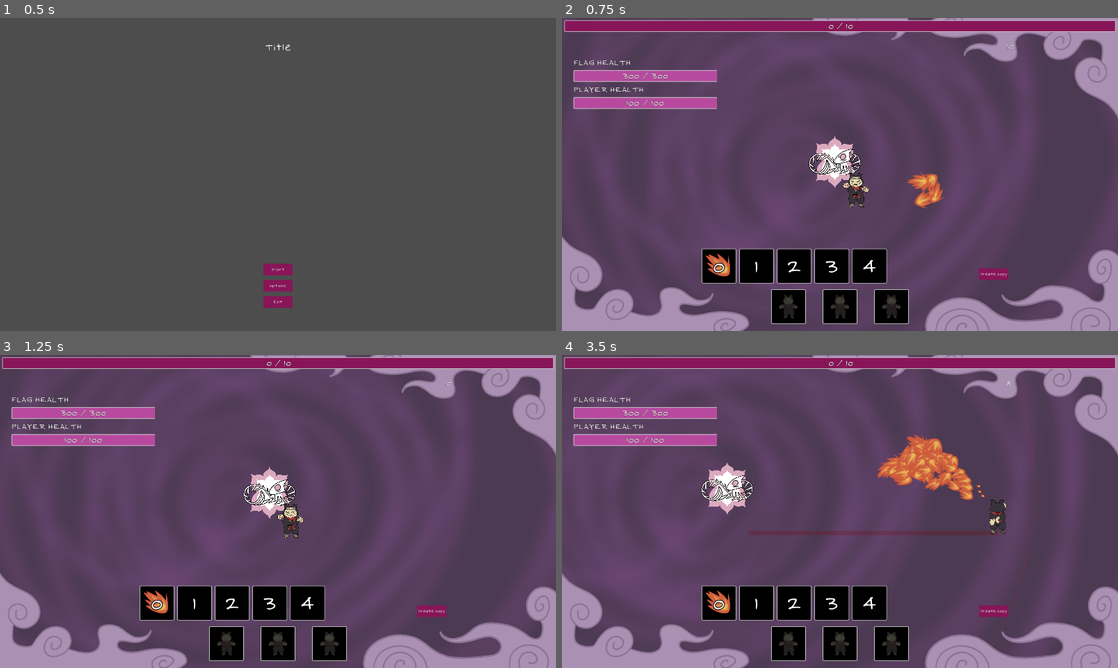
Above: before the commit, frames 1-4 (two rows, left to right).
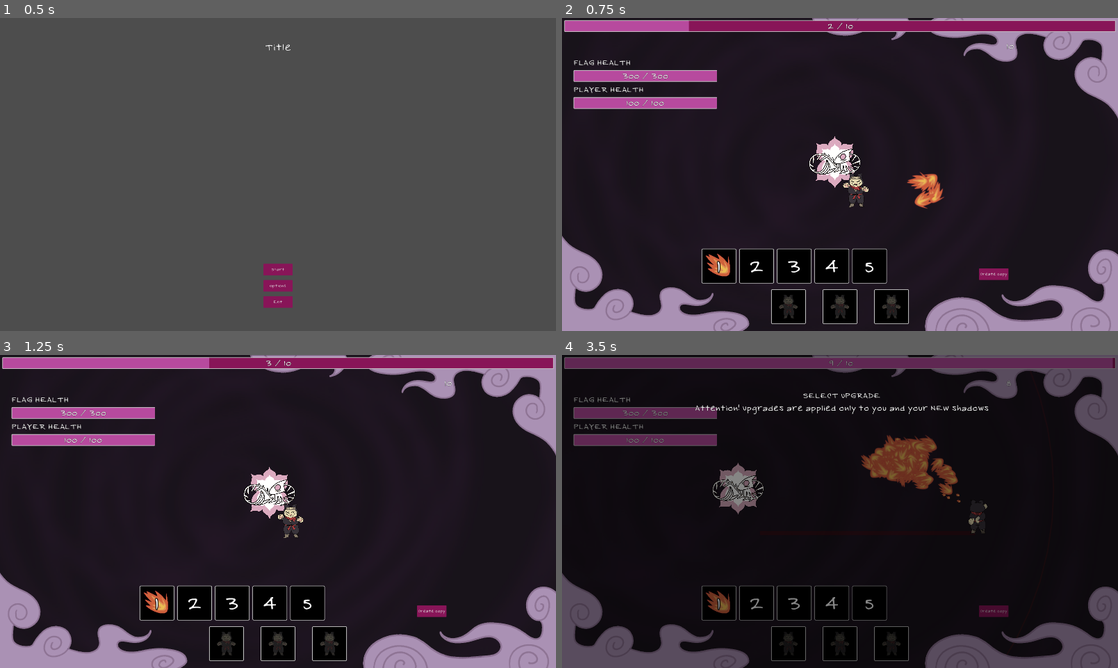
Above: after the commit, the same moments.

Repository: duckenclaw/gmtk2025
Game: Godot game, scene res://src/main_menu.tscn
Two runs of this game, one before a commit and one after it. Both use one fixed random seed, a clock stepped at 60 frames per second and the inputs below.
Inputs (mouse positions are in pixels of both pictures, inside the frame that each line leads up to):
- Up to frame 1 (0.5 s): no input
- Up to frame 2 (0.75 s): click "Start" at 0.5 s
- Up to frame 3 (1.25 s): no input
- Up to frame 4 (3.5 s): move the mouse to (962, 495) at 1.27 s; press the mouse at (962, 495) at 1.28 s; hold Right (ui_right) 1.28-2 s; release the mouse at (962, 495) at 2 s; drag from (728, 527) to (928, 517) at 2.02 s; move the mouse to (895, 442) at 2.77 s; press the mouse at (895, 442) at 2.78 s; hold Right (ui_right) from 2.78 s (still down)

Frame 1 is identical in both runs. In frame 2, 77% of the frame differs, in the area x 0-100%, y 0-100%; in frame 3, 78%; in frame 4, 95%.

Commit message:
improved upgrades and upgrade ui

Diff:
--- a/src/game/game.gd
+++ b/src/game/game.gd
@@ -40,7 +40,7 @@
 			print("Selected action number_" + str(i))
 			State.pending_selected_action_index = i - 1
 
-func update_current_action(_loop: int):
+func update_current_action():
 	State.selected_action_index = State.pending_selected_action_index
 
 func check_next_lvl():
--- a/src/game/game.tscn
+++ b/src/game/game.tscn
@@ -32,6 +32,7 @@
 [node name="GameUi" parent="." instance=ExtResource("3_l80un")]
 
 [node name="Background" type="Sprite2D" parent="."]
+modulate = Color(0.32358384, 0.32358387, 0.32358384, 1)
 scale = Vector2(0.8, 0.8)
 texture = ExtResource("3_72t65")
 
--- a/src/game/state.gd
+++ b/src/game/state.gd
@@ -42,6 +42,10 @@
 func _ready() -> void:
 	pass
 
+func _process(delta: float) -> void:
+	# FOR DEBUG!!
+	exp += delta * 3.0
+
 func start_loop():
 	var tween = create_tween()
 	tween.set_loops()
--- a/src/ui/action/action_button.gd
+++ b/src/ui/action/action_button.gd
@@ -10,14 +10,18 @@
 
 @onready var texture_rect: TextureRect = $MarginContainer/TextureRect
 @onready var label: Label = $MarginContainer/Label
+@onready var loader: Sprite2D = $MarginContainer/Loader
 
 
 func _ready() -> void:
 	texture_rect.texture = texture
 
-func _process(_delta: float) -> void:
-	label.text = str(action_index)
+func _process(delta: float) -> void:
+	loader.rotation += delta
 
+	label.text = str(action_index + 1)
+
+	loader.visible = is_pending
 	if not is_available:
 		texture_rect.modulate = Color.BLACK
 	else:
--- a/src/ui/action/action_button.tscn
+++ b/src/ui/action/action_button.tscn
@@ -1,7 +1,8 @@
-[gd_scene load_steps=3 format=3 uid="uid://cig20fddjdm1r"]
+[gd_scene load_steps=4 format=3 uid="uid://cig20fddjdm1r"]
 
 [ext_resource type="Script" uid="uid://cg6nvjt66dq16" path="res://src/ui/action/action_button.gd" id="1_gn2ic"]
 [ext_resource type="Texture2D" uid="uid://crsjay82i3ldi" path="res://assets/art/particles/air_big.PNG" id="1_xmvip"]
+[ext_resource type="Texture2D" uid="uid://b77v8cjnykw2x" path="res://assets/art/loader.PNG" id="3_gu6wm"]
 
 [node name="ActionButton" type="PanelContainer"]
 offset_right = 16.0
@@ -24,3 +25,9 @@
 theme_override_font_sizes/font_size = 72
 text = "7"
 horizontal_alignment = 1
+
+[node name="Loader" type="Sprite2D" parent="MarginContainer"]
+modulate = Color(7.137082, 7.137082, 7.137082, 1)
+position = Vector2(60, 60)
+scale = Vector2(0.4, 0.4)
+texture = ExtResource("3_gu6wm")
--- a/src/ui/game_ui.gd
+++ b/src/ui/game_ui.gd
@@ -48,7 +48,7 @@
 		var button: ActionButton = action_buttons[i]
 		button.action_index = i
 		button.is_available = Action.get_action_enabled(i)
-		button.is_pending = i == State.pending_selected_action_index
+		button.is_pending = i == State.pending_selected_action_index and State.pending_selected_action_index != State.selected_action_index
 		button.is_active = i == State.selected_action_index
 
 
--- a/src/ui/game_ui.tscn
+++ b/src/ui/game_ui.tscn
@@ -1,11 +1,12 @@
-[gd_scene load_steps=9 format=3 uid="uid://ce880iha75f3d"]
+[gd_scene load_steps=10 format=3 uid="uid://ce880iha75f3d"]
 
 [ext_resource type="Script" uid="uid://dbejkj7uymni8" path="res://src/ui/game_ui.gd" id="1_jlfe0"]
 [ext_resource type="PackedScene" uid="uid://b0wa65js18xls" path="res://src/ui/progress_bar/progress_bar.tscn" id="2_r30kv"]
 [ext_resource type="Texture2D" uid="uid://dmd55u6g1cnru" path="res://assets/art/foreground.PNG" id="3_jdnd6"]
 [ext_resource type="PackedScene" uid="uid://cig20fddjdm1r" path="res://src/ui/action/action_button.tscn" id="4_uoilq"]
 [ext_resource type="Texture2D" uid="uid://chby0tlyn6ij0" path="res://assets/art/particles/fire_big.PNG" id="5_xhlgw"]
-[ext_resource type="Texture2D" uid="uid://dxc2ckt53loo0" path="res://assets/art/particles/snake_big.PNG" id="6_n7cae"]
+[ext_resource type="Texture2D" uid="uid://xwiulgb2olth" path="res://assets/art/particles/dark_big.PNG" id="6_n7cae"]
+[ext_resource type="Texture2D" uid="uid://cctwth2haff43" path="res://assets/art/particles/light_big.PNG" id="7_3bvhv"]
 [ext_resource type="Texture2D" uid="uid://dhx4fp48nt5ty" path="res://assets/art/particles/water_big.PNG" id="7_rf5aj"]
 [ext_resource type="Texture2D" uid="uid://c1x4td4yx8npc" path="res://assets/art/particles/rock_big.PNG" id="8_3bvhv"]
 
@@ -72,6 +73,7 @@
 
 [node name="LaserButton" parent="Actions" instance=ExtResource("4_uoilq")]
 layout_mode = 2
+texture = ExtResource("7_3bvhv")
 
 [node name="WaveButton" parent="Actions" instance=ExtResource("4_uoilq")]
 layout_mode = 2
--- a/src/upgrades/upgrade_card.gd
+++ b/src/upgrades/upgrade_card.gd
@@ -14,7 +14,7 @@
 
 func _ready() -> void:
 	title_label.text = upgrade.title
-	texture_rect.visible = upgrade.texture != null
+	texture_rect.texture = upgrade.texture
 
 	if upgrade.mult != 1.0:
 		description_label.text = "Multiplier: " + str(upgrade.mult)
--- a/src/upgrades/upgrade_card.tscn
+++ b/src/upgrades/upgrade_card.tscn
@@ -18,18 +18,26 @@
 layout_mode = 2
 
 [node name="TitleLabel" type="Label" parent="MarginContainer/VBoxContainer"]
+custom_minimum_size = Vector2(300, 0)
 layout_mode = 2
+theme_override_font_sizes/font_size = 48
 text = "Upgrade title"
 horizontal_alignment = 1
+autowrap_mode = 3
 
 [node name="TextureRect" type="TextureRect" parent="MarginContainer/VBoxContainer"]
-custom_minimum_size = Vector2(100, 100)
+custom_minimum_size = Vector2(300, 300)
 layout_mode = 2
+expand_mode = 1
+stretch_mode = 5
 
 [node name="DescriptionLabel" type="Label" parent="MarginContainer/VBoxContainer"]
 custom_minimum_size = Vector2(300, 0)
 layout_mode = 2
+size_flags_vertical = 3
 text = "Description"
+horizontal_alignment = 1
+vertical_alignment = 2
 autowrap_mode = 3
 
 [node name="MousePressedListener" type="Node" parent="."]
--- a/src/upgrades/upgrade_list.gd
+++ b/src/upgrades/upgrade_list.gd
@@ -1,15 +1,126 @@
 class_name UpgradeList
+
+const AIR_BIG = preload("uid://crsjay82i3ldi")
+const DARK_BIG = preload("uid://xwiulgb2olth")
+const FIRE_BIG = preload("uid://chby0tlyn6ij0")
+const LIGHT_BIG = preload("uid://cctwth2haff43")
+const ROCK_BIG = preload("uid://c1x4td4yx8npc")
+const WATER_BIG = preload("uid://dhx4fp48nt5ty")
 
 static func get_upgrade_list() -> Array[Upgrade]:
 	var list: Array[Upgrade]
 
-	var open_black_hole: Upgrade = Upgrade.new()
+	for i in 3:
+		var upgrade: Upgrade = Upgrade.new()
 
-	open_black_hole.title = "New weapon - BLACK HOLE"
-	open_black_hole.desctiption = "Deals small damage. Sucks enemies into the center"
-	open_black_hole.action = func(): State.black_hole_available = true
+		upgrade.title = "More fire damage!"
+		upgrade.texture = FIRE_BIG
+		upgrade.mult = 1.4
+		upgrade.condition = func(): return State.fire_available
+		upgrade.action = func(): State.player_config.fire_damage *= 1.4
 
-	list.append(open_black_hole)
+		list.append(upgrade)
+
+
+
+
+	for i in 3:
+		var upgrade: Upgrade = Upgrade.new()
+
+		upgrade.title = "BLACK HOLE"
+		upgrade.texture = DARK_BIG
+		upgrade.desctiption = "Deals small damage. Sucks enemies into the center"
+		upgrade.condition = func(): return State.black_hole_available != true
+		upgrade.action = func(): State.black_hole_available = true
+
+		list.append(upgrade)
+
+	for i in 3:
+		var upgrade: Upgrade = Upgrade.new()
+
+		upgrade.title = "Wider black hole!"
+		upgrade.texture = DARK_BIG
+		upgrade.mult = 1.4
+		upgrade.condition = func(): return State.black_hole_available
+		upgrade.action = func(): State.player_config.black_hole_radius *= 1.4
+
+		list.append(upgrade)
+
+
+
+
+	for i in 3:
+		var upgrade: Upgrade = Upgrade.new()
+
+		upgrade.title = "WAVE"
+		upgrade.texture = WATER_BIG
+		upgrade.desctiption = "Deals small damage. Pushes enemies far away"
+		upgrade.condition = func(): return State.wave_available != true
+		upgrade.action = func(): State.wave_available = true
+
+		list.append(upgrade)
+
+
+	for i in 3:
+		var upgrade: Upgrade = Upgrade.new()
+
+		upgrade.title = "Wider wave!"
+		upgrade.texture = WATER_BIG
+		upgrade.mult = 1.4
+		upgrade.condition = func(): return State.wave_available
+		upgrade.action = func(): State.player_config.wave_width *= 1.4
+
+		list.append(upgrade)
+
+
+
+
+	for i in 3:
+		var upgrade: Upgrade = Upgrade.new()
+
+		upgrade.title = "LIGHT LASER"
+		upgrade.texture = LIGHT_BIG
+		upgrade.desctiption = "Deals high damage. Attacks in a straight line"
+		upgrade.condition = func(): return State.laser_available != true
+		upgrade.action = func(): State.laser_available = true
+
+		list.append(upgrade)
+
+	#for i in 3:
+		#var upgrade: Upgrade = Upgrade.new()
+		#
+		#upgrade.title = "More laser damage!"
+		#upgrade.texture = LIGHT_BIG
+		#upgrade.mult = 1.4
+		#upgrade.condition = func(): return State.wave_available
+		#upgrade.action = func(): State.player_config.wave_width *= 1.4
+		#
+		#list.append(upgrade)
+	#
+
+
+	for i in 3:
+		var upgrade: Upgrade = Upgrade.new()
+
+		upgrade.title = "ROCK"
+		upgrade.texture = ROCK_BIG
+		upgrade.desctiption = "Deals very high damage on a distance"
+		upgrade.condition = func(): return State.rock_available != true
+		upgrade.action = func(): State.rock_available = true
+
+		list.append(upgrade)
+
+
+	#for i in 3:
+		#var upgrade: Upgrade = Upgrade.new()
+		#
+		#upgrade.title = "Even deadlier rock!"
+		#upgrade.texture = ROCK_BIG
+		#upgrade.mult = 1.4
+		#upgrade.condition = func(): return State.rock_available
+		#upgrade.action = func(): State.player_config.wave_width *= 1.4
+		#
+		#list.append(upgrade)
 
 
 	for i in 3:
@@ -24,7 +135,7 @@
 	for i in 3:
 		var upgrade: Upgrade = Upgrade.new()
 
-		upgrade.title = "More damage!"
+		upgrade.title = "More overall damage!"
 		upgrade.mult = 1.1
 		upgrade.action = func(): State.player_config.damage_mult *= 1.1
 
@@ -39,24 +150,5 @@
 
 		list.append(upgrade)
 
-	for i in 3:
-		var upgrade: Upgrade = Upgrade.new()
-
-		upgrade.title = "Wider black hole!"
-		upgrade.mult = 1.4
-		upgrade.condition = func(): return State.black_hole_available
-		upgrade.action = func(): State.player_config.black_hole_radius *= 1.4
-
-		list.append(upgrade)
-
-	for i in 3:
-		var upgrade: Upgrade = Upgrade.new()
-
-		upgrade.title = "More fire damage!"
-		upgrade.mult = 1.4
-		upgrade.condition = func(): return State.fire_available
-		upgrade.action = func(): State.player_config.fire_damage *= 1.4
-
-		list.append(upgrade)
 
 	return list
--- a/src/upgrades/upgrade_menu.gd
+++ b/src/upgrades/upgrade_menu.gd
@@ -14,6 +14,13 @@
 func entrance():
 	visible = true
 	var selected_upgrades: Array[Upgrade] = select_new_upgrades()
+
+	if selected_upgrades.is_empty():
+		exit()
+		return
+
+	await WaitUtil.wait(0.4)
+
 	for upgrade in selected_upgrades:
 		var card = UPGRADE_CARD.instantiate()
 		card.upgrade = upgrade
@@ -36,22 +43,23 @@
 	var selected_upgrades: Array[Upgrade]
 	var selected_upgrade_names: Array[String]
 	for i in min(upgrades.size(), 3):
-		var new_upgrade = upgrades.pick_random()
+		var new_upgrade: Upgrade = upgrades.pick_random()
 
-		if selected_upgrade_names.has(new_upgrade.title):
-			new_upgrade = upgrades.pick_random()
-		if selected_upgrade_names.has(new_upgrade.title):
-			new_upgrade = upgrades.pick_random()
-		if selected_upgrade_names.has(new_upgrade.title):
-			new_upgrade = upgrades.pick_random()
-		if selected_upgrade_names.has(new_upgrade.title):
-			new_upgrade = upgrades.pick_random()
-		if selected_upgrade_names.has(new_upgrade.title):
-			new_upgrade = upgrades.pick_random()
-		if selected_upgrade_names.has(new_upgrade.title):
-			new_upgrade = upgrades.pick_random()
+		for k in 10:
+			if selected_upgrade_names.has(new_upgrade.title) or not available(new_upgrade):
+				new_upgrade = upgrades.pick_random()
+			else:
+				break
+		if selected_upgrade_names.has(new_upgrade.title) or not available(new_upgrade):
+			continue
 
 		upgrades.erase(new_upgrade)
 		selected_upgrades.append(new_upgrade)
 		selected_upgrade_names.append(new_upgrade.title)
 	return selected_upgrades
+
+func available(upgrade: Upgrade) -> bool:
+	if upgrade.condition.is_valid():
+		return upgrade.condition.call()
+	else:
+		return true
--- a/src/upgrades/upgrade_menu.tscn
+++ b/src/upgrades/upgrade_menu.tscn
@@ -11,7 +11,7 @@
 offset_top = -28.0
 offset_right = 1998.0
 offset_bottom = 1130.0
-color = Color(0, 0, 0, 0.105882354)
+color = Color(0, 0, 0, 0.47843137)
 
 [node name="CenterContainer2" type="CenterContainer" parent="."]
 anchors_preset = 10
Binary file added: assets/art/loader.PNG
Not shown, added: assets/art/loader.PNG.import
Binary file added: assets/art/particles/dark_big.PNG
Not shown, added: assets/art/particles/dark_big.PNG.import
Binary file added: assets/art/particles/dark_small.png
Not shown, added: assets/art/particles/dark_small.png.import
Binary file added: assets/art/particles/light_big.PNG
Not shown, added: assets/art/particles/light_big.PNG.import
Binary file added: assets/art/particles/light_small.png
Not shown, added: assets/art/particles/light_small.png.import
